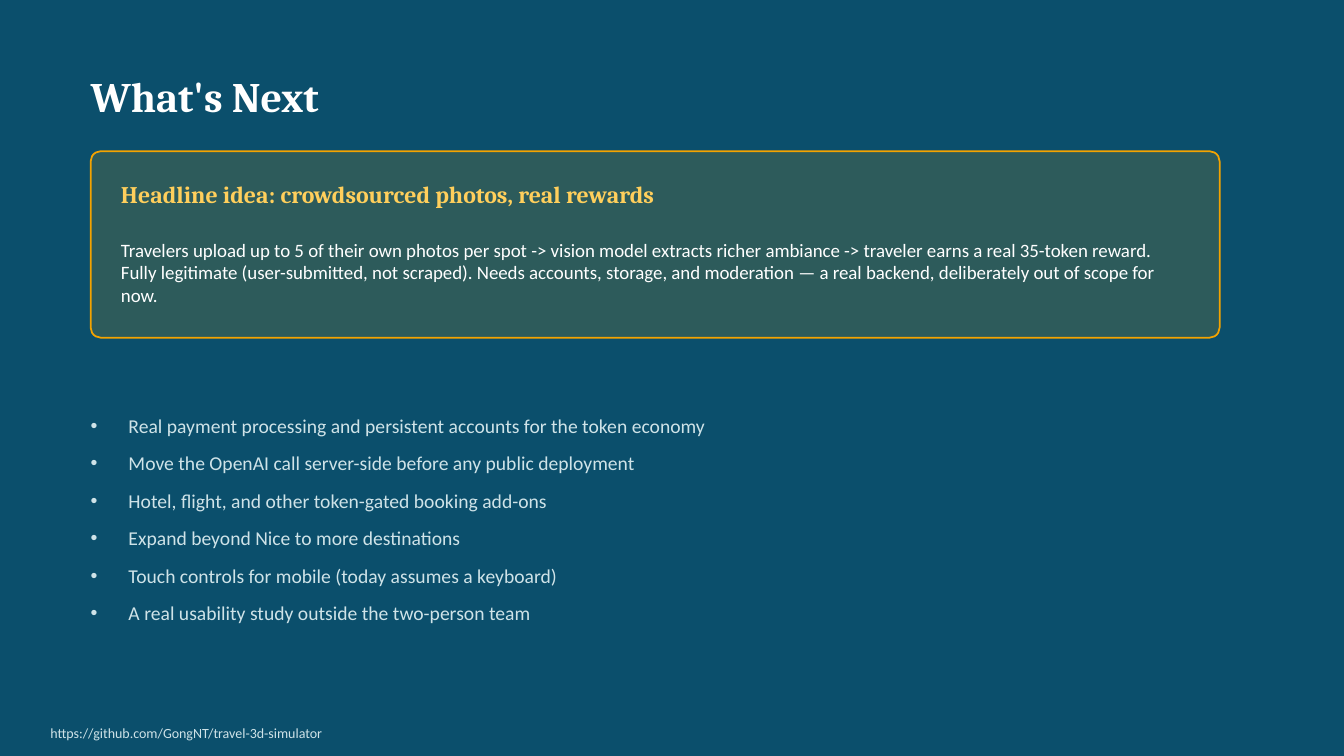
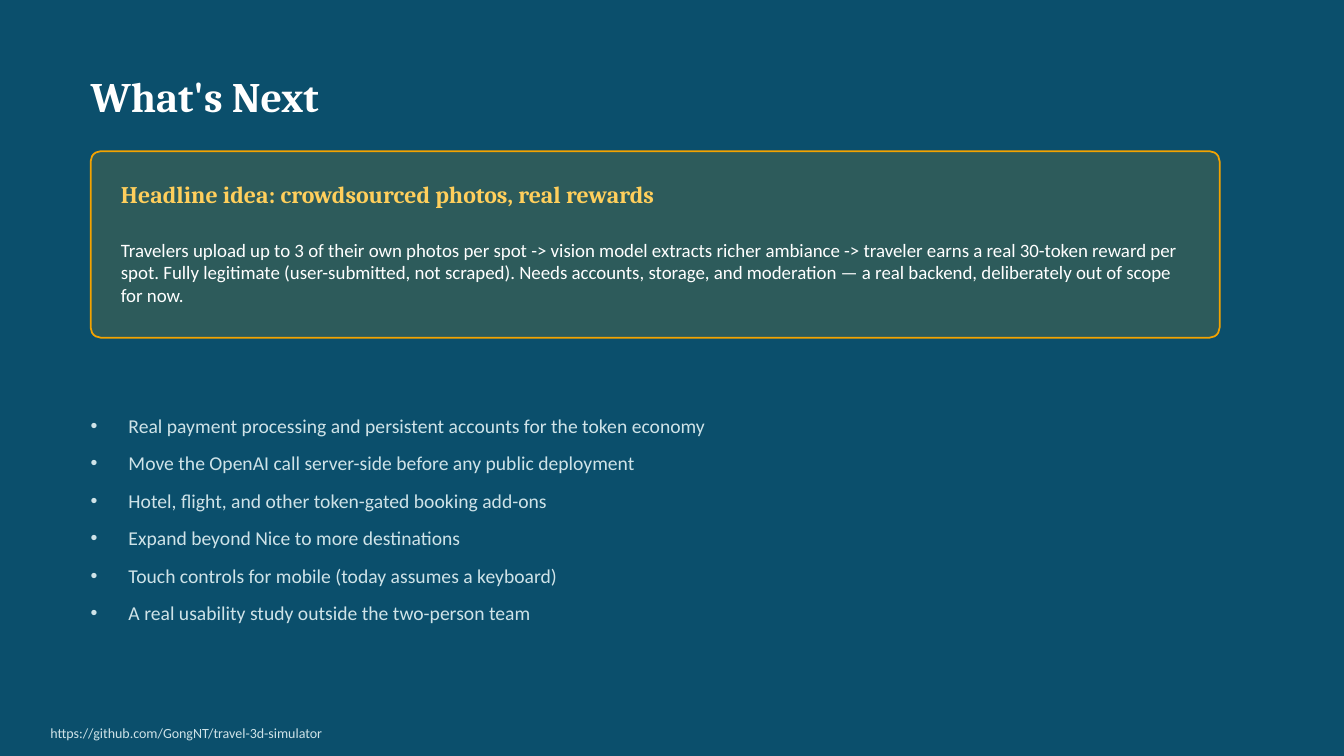
Before and after one commit to GongNT/travel-3d-simulator, a slide deck: slide 11 of report/Final_Presentation.pptx. Drawn at 1344x756 pixels with LibreOffice and Linux fonts; fonts in the diff are those of the drawing. Boxes give left, top, right and bottom in pixels: in the first picture for what was removed or moved away, otherwise in the second. Text is boxed around its words. In the diff, an @@ line names an element or a change of style, - is before the commit and + after.

```diff
--- a/report/Final_Presentation.pptx
+++ b/report/Final_Presentation.pptx
@@ text at [121,244,1176,302]: text changed @@
-Travelers upload up to 5 of their own photos per spot -> vision model extracts richer ambiance -> traveler earns a real 35-token reward. Fully legitimate (user-submitted, not scraped). Needs accounts, storage, and moderation — a real backend, deliberately out of scope for now.
+Travelers upload up to 3 of their own photos per spot -> vision model extracts richer ambiance -> traveler earns a real 30-token reward per spot. Fully legitimate (user-submitted, not scraped). Needs accounts, storage, and moderation — a real backend, deliberately out of scope for now.
```
Also in this commit, not shown: 3 other slides changed, 11 other files.
